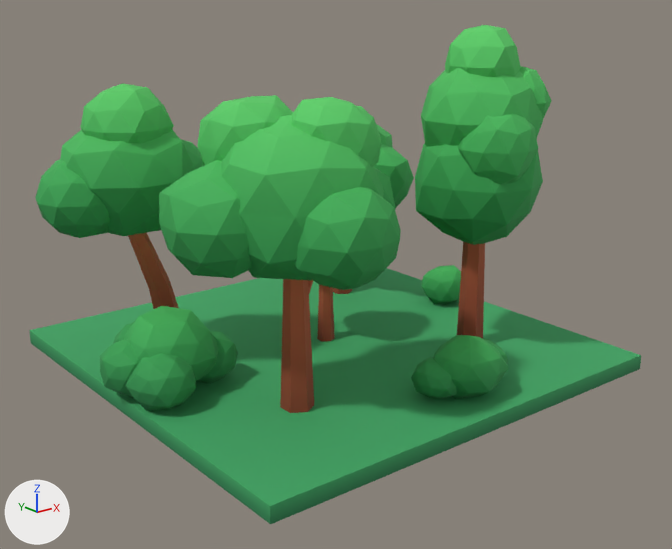
The glTF model modelos/parque/losetas/bosque.glb: old version first, new version second.
One viewpoint serves both versions: a camera (50 mm lens) standing at (-7.37, -9.47, 4.93) and looking at (-0.15, -0.44, 1.32). Lighting does not change. The marker at lower left points along +X, +Y and +Z. The picture after the commit comes second.

In view in the first picture: 'bosque'.
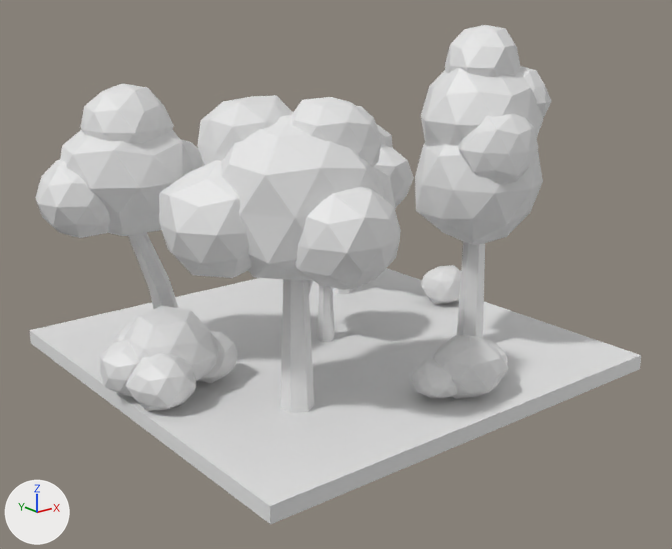
What changed in the scene script:
```text
Change me_bosque:
    where me_bosque.from_pydata(...)  # 1616 vertices, 3052 faces; spans x -3.49..3.0, y -3.0..3.0, z 0.0..4.43
    remove me_bosque.materials.append(mat_parque)
```

Pixel boxes [x1, y1, x2, y2] of what changed, in the pictures (672 x 549 px):
'bosque', recoloured (green to white): [29, 25, 641, 524] in both
